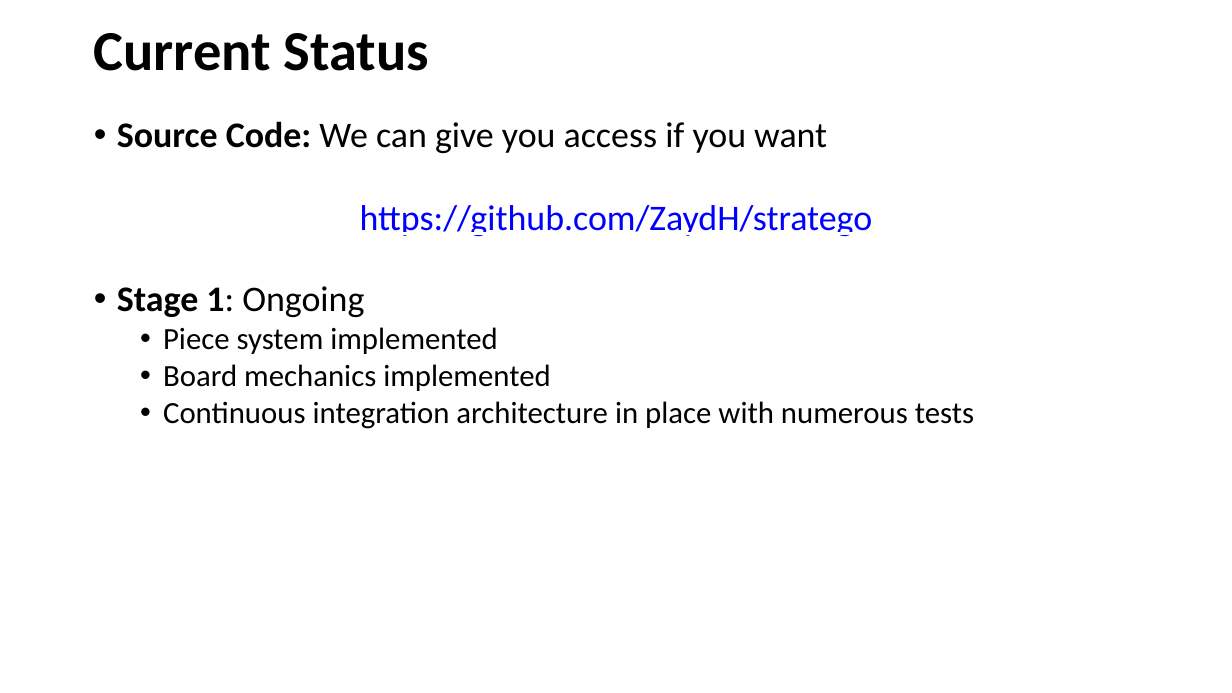
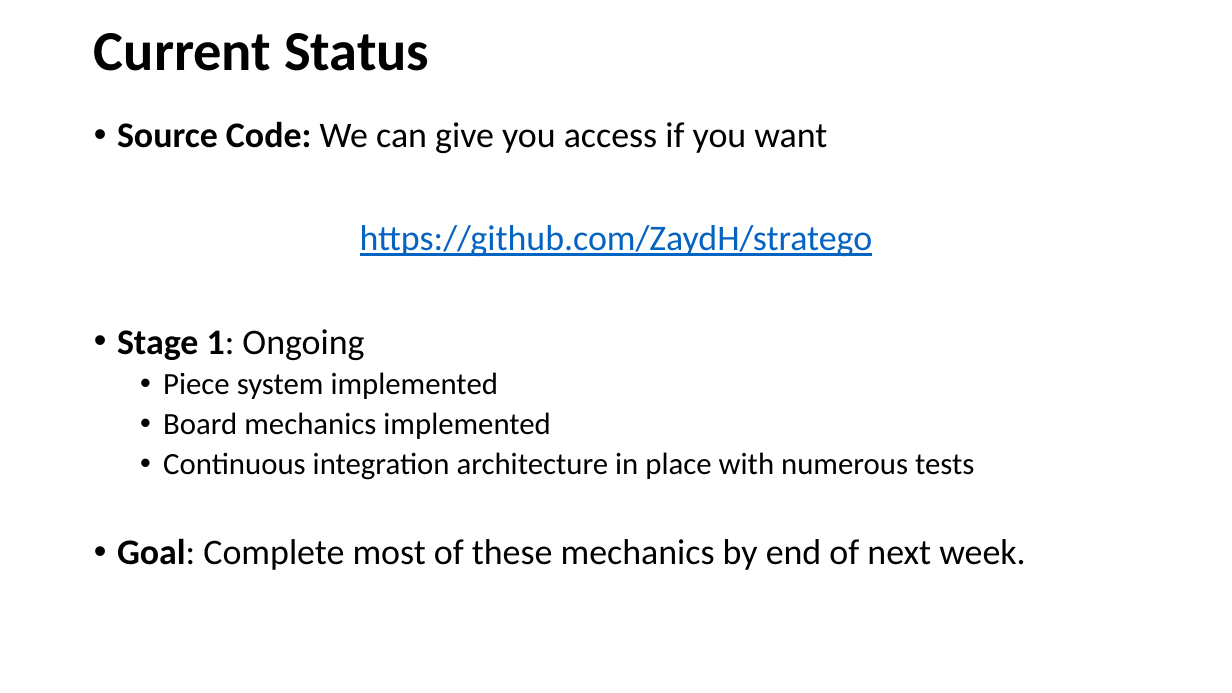
Before and after one commit to ZaydH/stratego, a slide deck: slide 7 of weekly_slides/cis510_meeting_2019_04_12.pptx (slide 6 before the commit). Drawn at 1232x693 pixels with LibreOffice and Linux fonts; fonts in the diff are those of the drawing. Boxes give left, top, right and bottom in pixels: in the first picture for what was removed or moved away, otherwise in the second. Text is boxed around its words. In the diff, an @@ line names an element or a change of style, - is before the commit and + after.

Commit message:
Weekly Slides: Final week 2 slides.

```diff
--- a/weekly_slides/cis510_meeting_2019_04_12.pptx
+++ b/weekly_slides/cis510_meeting_2019_04_12.pptx
@@ text at box(117, 121, 974, 480): text colour #0000FF to #0563C1 in "https://github.com/ZaydH/stratego"; more space between paragraphs; line spacing 1 to 0.9 @@
@@ text at box(117, 538, 1025, 570): paragraph added @@
+• Goal: Complete most of these mechanics by end of next week.
```
Also in this commit, not shown: 5 other slides changed, 2 slides added, 1 slide removed.
